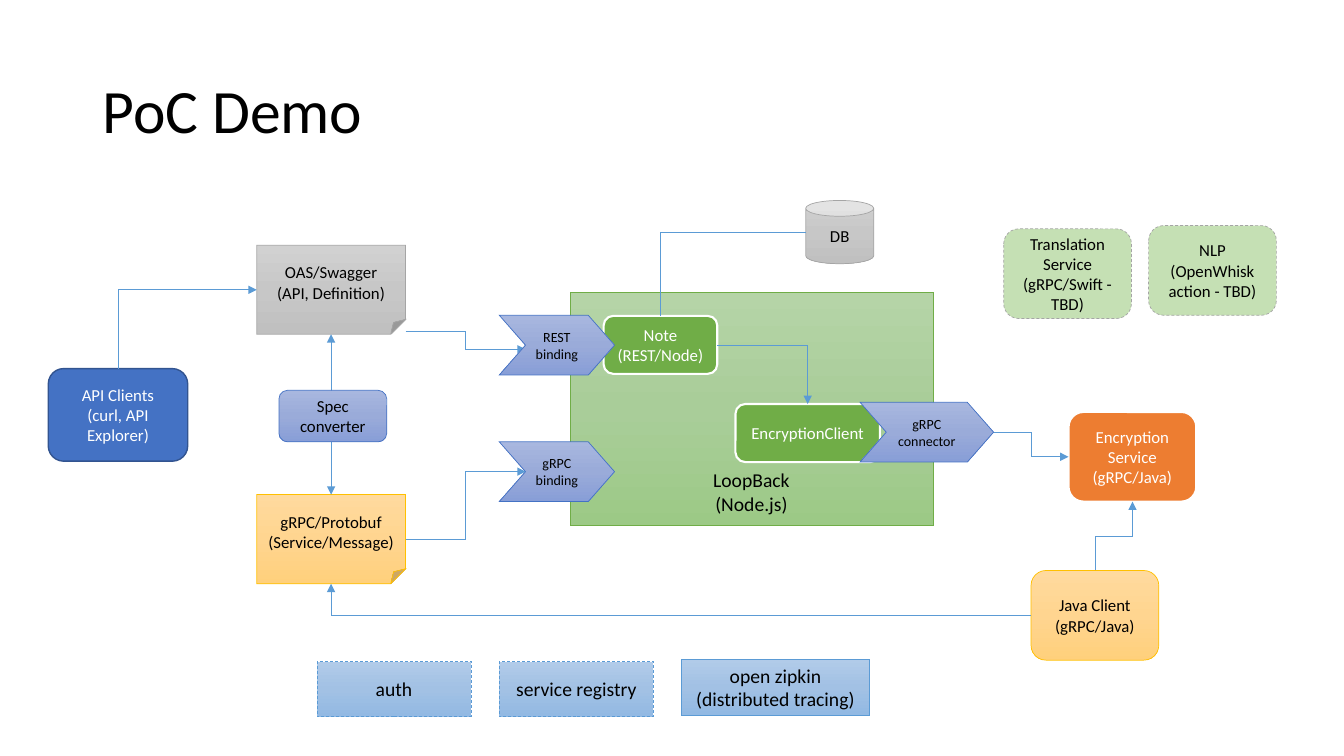
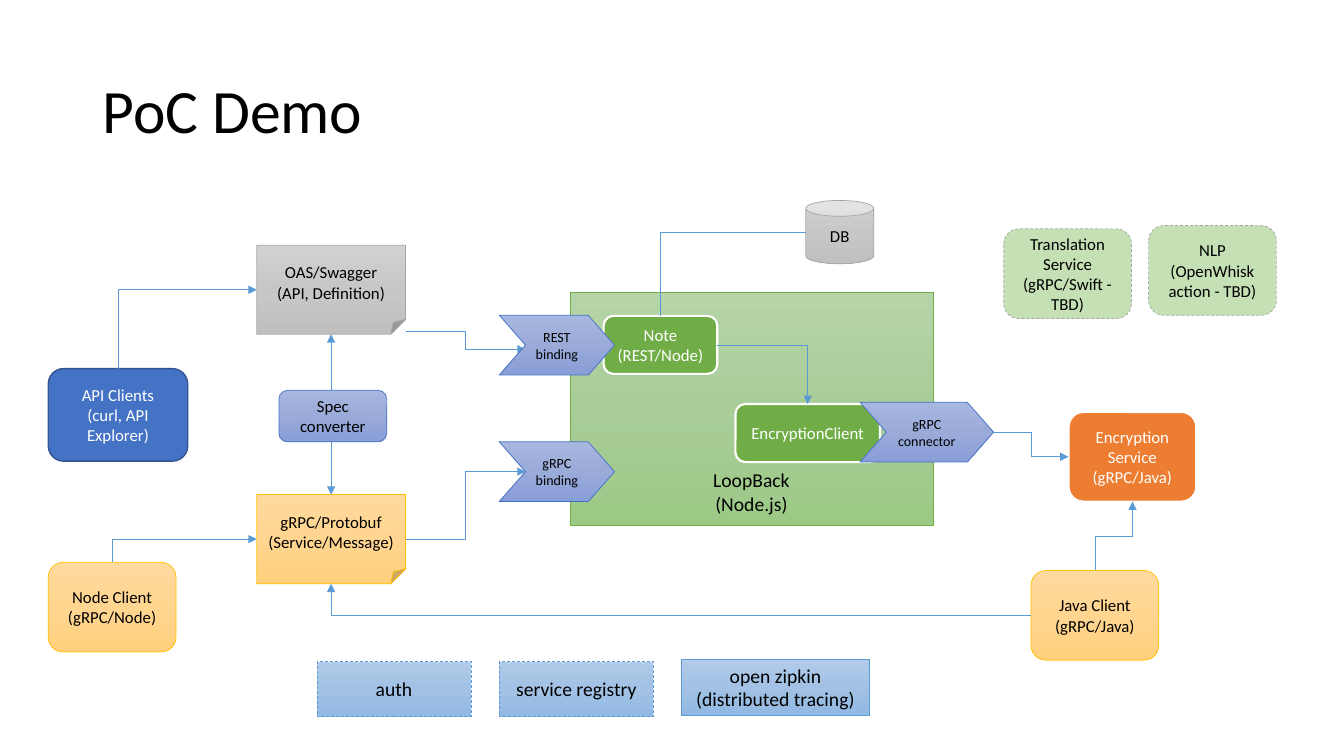
Before and after one commit to strongloop/loopback-example-polyglot, a slide deck: slide 11 of Polyglot Microservices.pptx. Drawn at 1344x756 pixels with LibreOffice and Linux fonts; fonts in the diff are those of the drawing. Boxes give left, top, right and bottom in pixels: in the first picture for what was removed or moved away, otherwise in the second. Text is boxed around its words. In the diff, an @@ line names an element or a change of style, - is before the commit and + after.

Commit message:
Update slides

```diff
--- a/Polyglot Microservices.pptx
+++ b/Polyglot Microservices.pptx
@@ elbow arrow added from (112, 563) to (257, 539), #5B9BD5 0.5 pt @@
@@ rounded rectangle added at <box>48,563,176,652</box>, fill gradient #FFDB9E to #FFD590 to #FFD07C, outline #FFC000 0.5 pt, 12 pt, text #000000 @@
+Node Client
+(gRPC/Node)
```
Also in this commit, not shown: 1 slide added.
